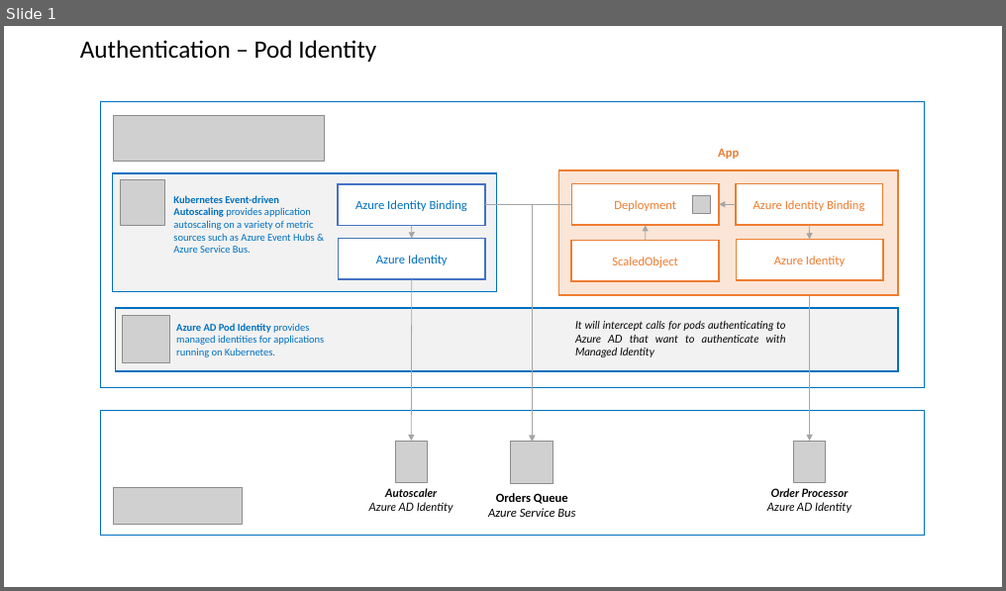
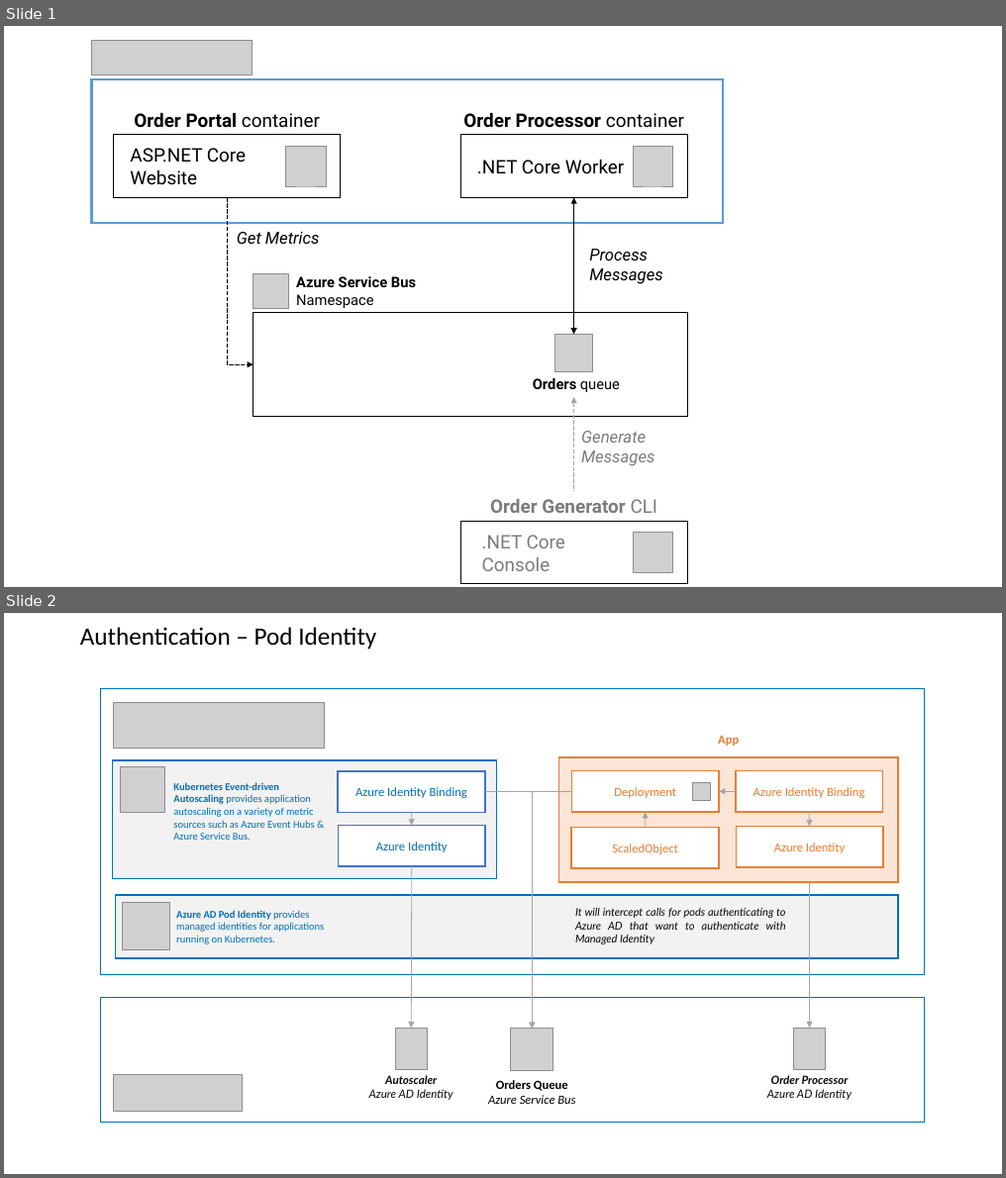
Before and after one commit to kedacore/sample-dotnet-worker-servicebus-queue, a slide deck: images/schematics.pptx. Shown one above the other, each under a label of ours: slide 1 before the commit, slides 1 and 2 after it. The pictures are 1006x591 and 1006x1178 pixels, drawn with LibreOffice and Linux fonts; fonts in the diff are those of the drawing; grey boxes stand for pictures. Boxes give left, top, right and bottom in pixels: in the first picture for what was removed or moved away, otherwise in the second. Text is boxed around its words. In the diff, an @@ line names an element or a change of style, - is before the commit and + after.

```diff
--- a/images/schematics.pptx
+++ b/images/schematics.pptx
@@ slide 1 added at <box>4,26,1002,587</box>, background #FFFFFF @@
@@ picture added at <box>91,40,252,75</box> @@
@@ rectangle added at <box>91,79,723,223</box>, fill #FFFFFF, outline #5B9BD5 2.25 pt @@
@@ text added at <box>134,112,320,128</box>, 18 pt, text #000000, bold @@
+Order Portal container
@@ text added at <box>463,112,684,128</box>, 18 pt, text #000000, bold @@
+Order Processor container
@@ rectangle added at <box>113,135,341,197</box>, fill #FFFFFF, outline #000000 1 pt, 18 pt, text #000000 @@
+ASP.NET Core
+Website
@@ rectangle added at <box>460,135,687,197</box>, fill #FFFFFF, outline #000000 1 pt, 18 pt, text #000000 @@
+.NET Core Worker
@@ picture added at <box>286,147,327,187</box> @@
@@ picture added at <box>633,147,673,187</box> @@
@@ elbow arrow added from (227, 197) to (253, 366), #000000 0.5 pt dashed @@
@@ elbow double arrow added from (573, 197) to (573, 335), #000000 0.5 pt @@
@@ text added at <box>237,232,319,244</box>, 16 pt, text #000000, italic @@
+Get Metrics
@@ text added at <box>589,249,663,284</box>, 16 pt, text #000000, italic @@
+Process
+Messages
@@ picture added at <box>253,274,288,309</box> @@
@@ text added at <box>296,276,416,308</box>, 14 pt, text #000000, bold @@
+Azure Service Bus
+Namespace
@@ rectangle added at <box>253,313,687,417</box>, fill #FFFFFF, outline #000000 1 pt @@
@@ picture added at <box>555,335,592,372</box> @@
@@ text added at <box>533,378,620,392</box>, 14 pt, text #000000, bold @@
+Orders queue
@@ elbow arrow added from (573, 491) to (573, 397), #A5A5A5 0.5 pt dashed @@
@@ text added at <box>581,431,655,467</box>, 16 pt, text #7C7C7C, italic @@
+Generate
+Messages
@@ text added at <box>490,499,658,513</box>, 18 pt, text #7C7C7C, bold @@
+Order Generator CLI
@@ rectangle added at <box>460,522,687,584</box>, fill #FFFFFF, outline #000000 1 pt, 18 pt, text #7C7C7C @@
+.NET Core
+Console
@@ picture added at <box>633,533,673,573</box> @@
@@ what was slide 1 is now slide 2 @@
```
Also in this commit, not shown: 2 other files.
